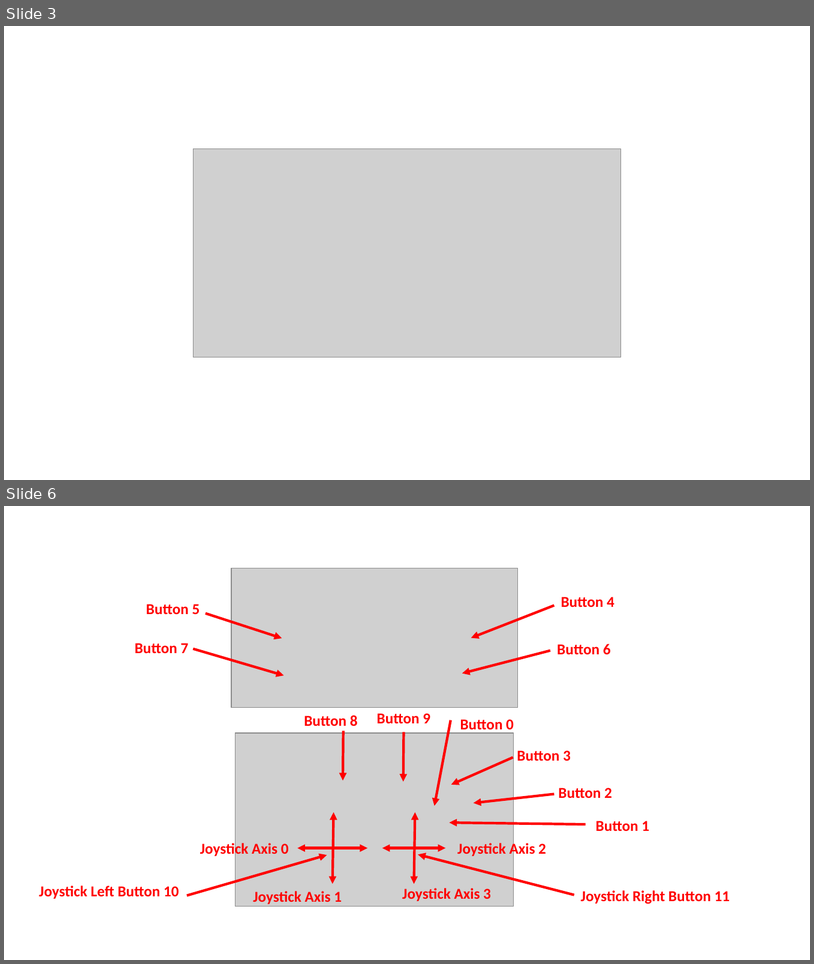
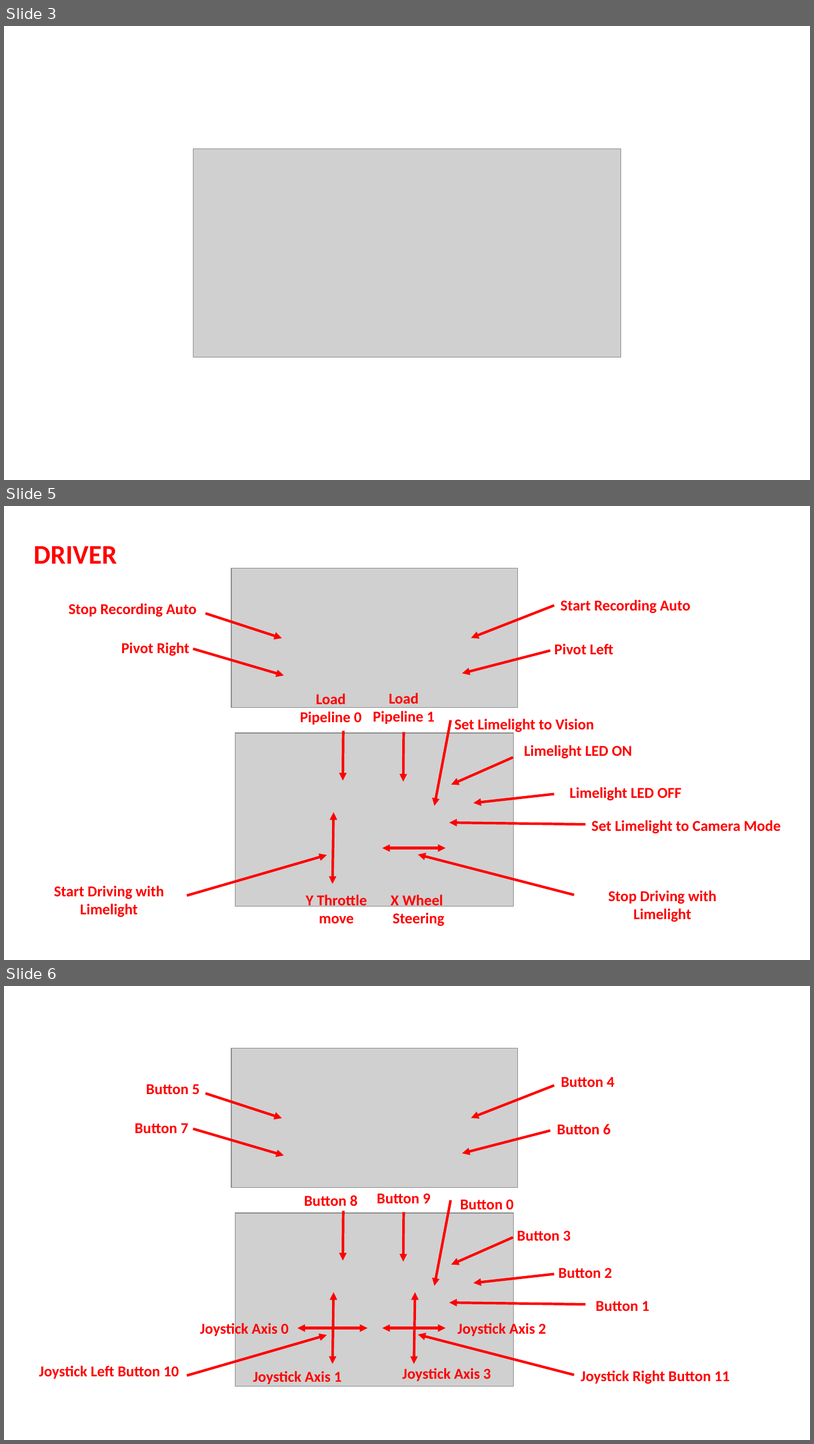
Before and after one commit to ramonarampage1159/2022-Rapid-React-Documents, a slide deck: 2022 Joystick.pptx. Shown one above the other, each under a label of ours: slides 3 and 6 before the commit, slides 3, 5 and 6 after it; the slides between them are not shown. The pictures are 814x964 and 814x1444 pixels, drawn with LibreOffice and Linux fonts; fonts in the diff are those of the drawing; grey boxes stand for pictures. Boxes give left, top, right and bottom in pixels: in the first picture for what was removed or moved away, otherwise in the second. Text is boxed around its words. In the diff, an @@ line names an element or a change of style, - is before the commit and + after.

```diff
--- a/2022 Joystick.pptx
+++ b/2022 Joystick.pptx
@@ slide 5 added at (4,506,810,960), background #FFFFFF @@
@@ text added at (33,546,117,564), 32 pt, text #FF0000, bold @@
+DRIVER
@@ picture added at (231,568,518,708) @@
@@ text added at (69,603,197,617), 18 pt, text #FF0000, bold @@
+Stop Recording Auto
@@ arrow added from (206, 613) to (282, 638), #FF0000 3 pt @@
@@ arrow added from (555, 605) to (471, 638), #FF0000 3 pt @@
@@ text added at (561,600,691,613), 18 pt, text #FF0000, bold @@
+Start Recording Auto
@@ text added at (122,642,189,656), 18 pt, text #FF0000, bold @@
+Pivot Right
@@ arrow added from (194, 649) to (284, 675), #FF0000 3 pt @@
@@ text added at (555,643,614,655), 18 pt, text #FF0000, bold @@
+Pivot Left
@@ arrow added from (551, 651) to (462, 673), #FF0000 3 pt @@
@@ text added at (300,693,362,724), 18 pt, text #FF0000, bold @@
+Load Pipeline 0
@@ text added at (373,693,435,724), 18 pt, text #FF0000, bold @@
+Load Pipeline 1
@@ arrow added from (451, 720) to (435, 805), #FF0000 3 pt @@
@@ text added at (455,718,594,733), 18 pt, text #FF0000, bold @@
+Set Limelight to Vision
@@ picture added at (236,733,514,906) @@
@@ arrow added from (344, 731) to (344, 780), #FF0000 3 pt @@
@@ arrow added from (404, 732) to (403, 781), #FF0000 3 pt @@
@@ arrow added from (513, 757) to (452, 784), #FF0000 3 pt @@
@@ text added at (524,745,633,759), 18 pt, text #FF0000, bold @@
+Limelight LED ON
@@ text added at (570,787,682,801), 18 pt, text #FF0000, bold @@
+Limelight LED OFF
@@ arrow added from (555, 794) to (474, 803), #FF0000 3 pt @@
@@ double arrow added from (333, 812) to (332, 883), #FF0000 3 pt @@
@@ arrow added from (586, 824) to (450, 822), #FF0000 3 pt @@
@@ text added at (592,820,782,834), 18 pt, text #FF0000, bold @@
+Set Limelight to Camera Mode
@@ arrow added from (186, 895) to (327, 855), #FF0000 3 pt @@
@@ double arrow added from (383, 848) to (446, 848), #FF0000 3 pt @@
@@ arrow added from (575, 894) to (419, 855), #FF0000 3 pt @@
@@ text added at (54,885,164,917), 18 pt, text #FF0000, bold @@
+Start Driving with Limelight
@@ text added at (306,894,368,924), 18 pt, text #FF0000, bold @@
+Y Throttle
+move
@@ text added at (391,894,444,926), 18 pt, text #FF0000, bold @@
+X Wheel Steering
@@ text added at (609,890,717,922), 18 pt, text #FF0000, bold @@
+Stop Driving with Limelight
```
Also in this commit, not shown: 1 slide changed, 1 other slide added, 1 slide removed, 1 other file.
